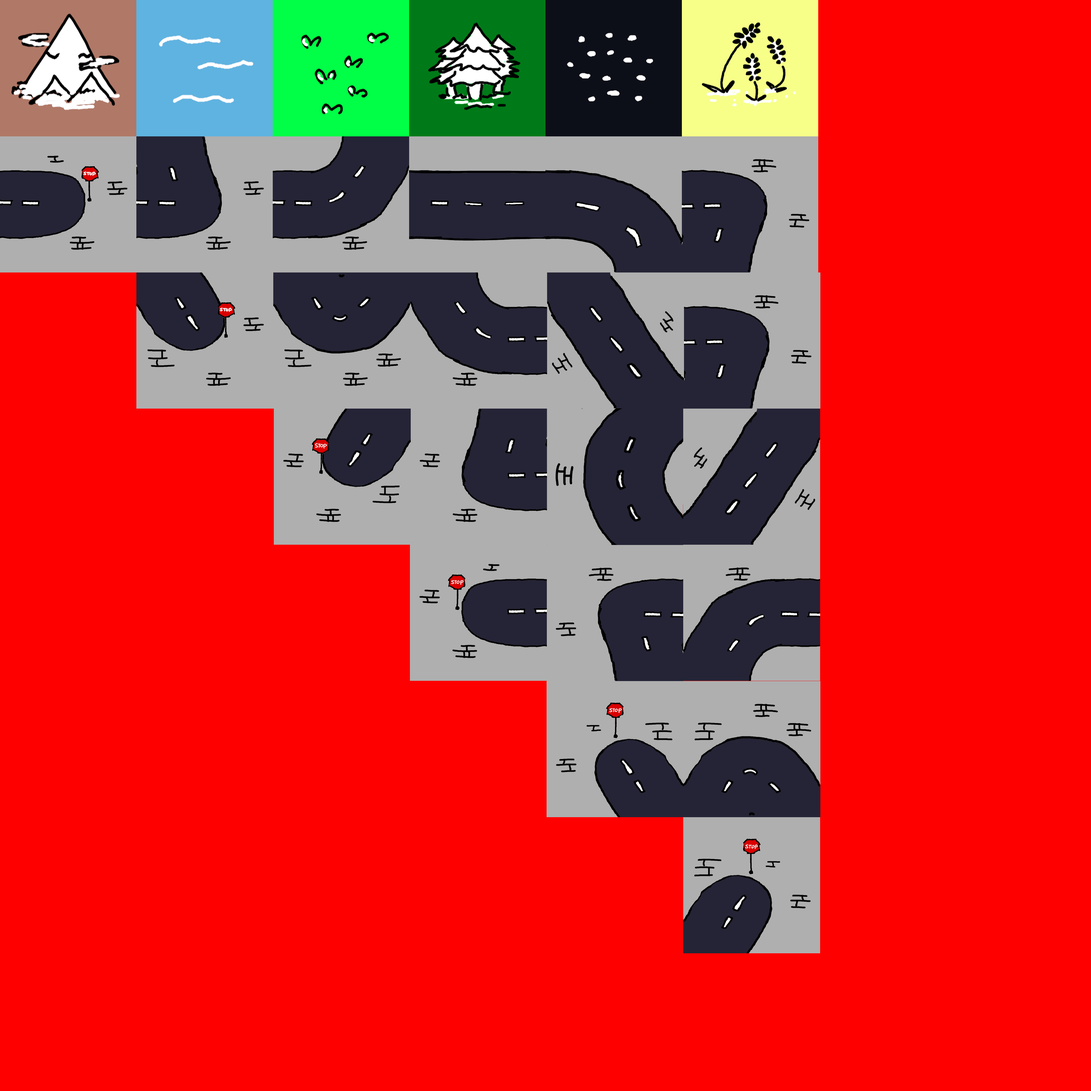
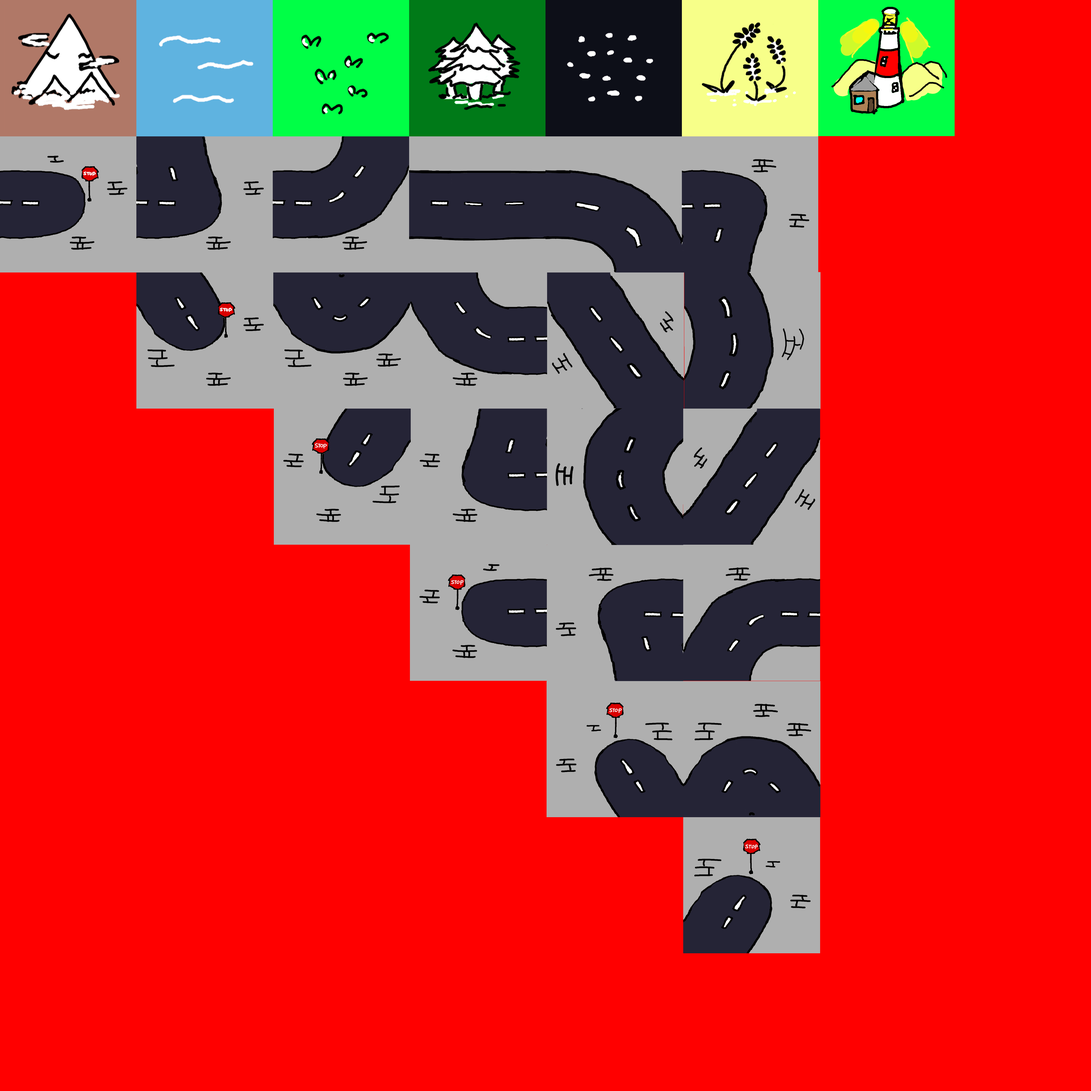
Before/after of a 1091×1091 layered artwork. What changed in the layer stack:
painted on "BF" over <box>684,272,822,410</box>
added layer "Haven" above "Background" over <box>818,0,956,137</box>
